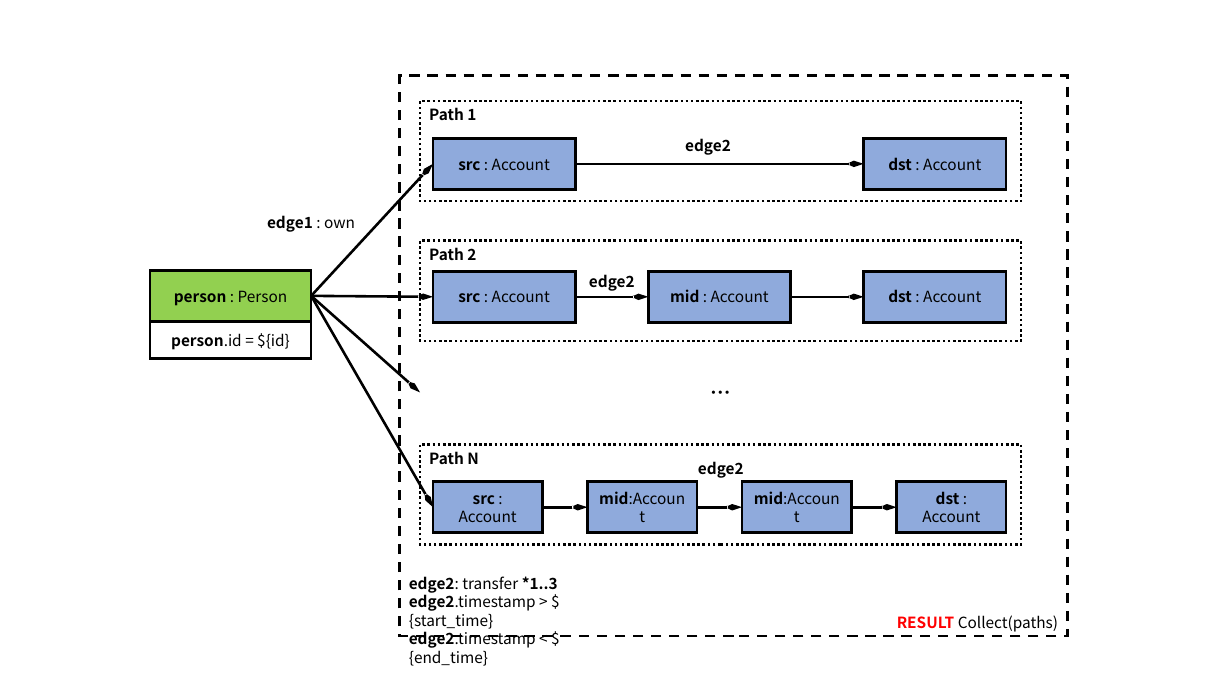
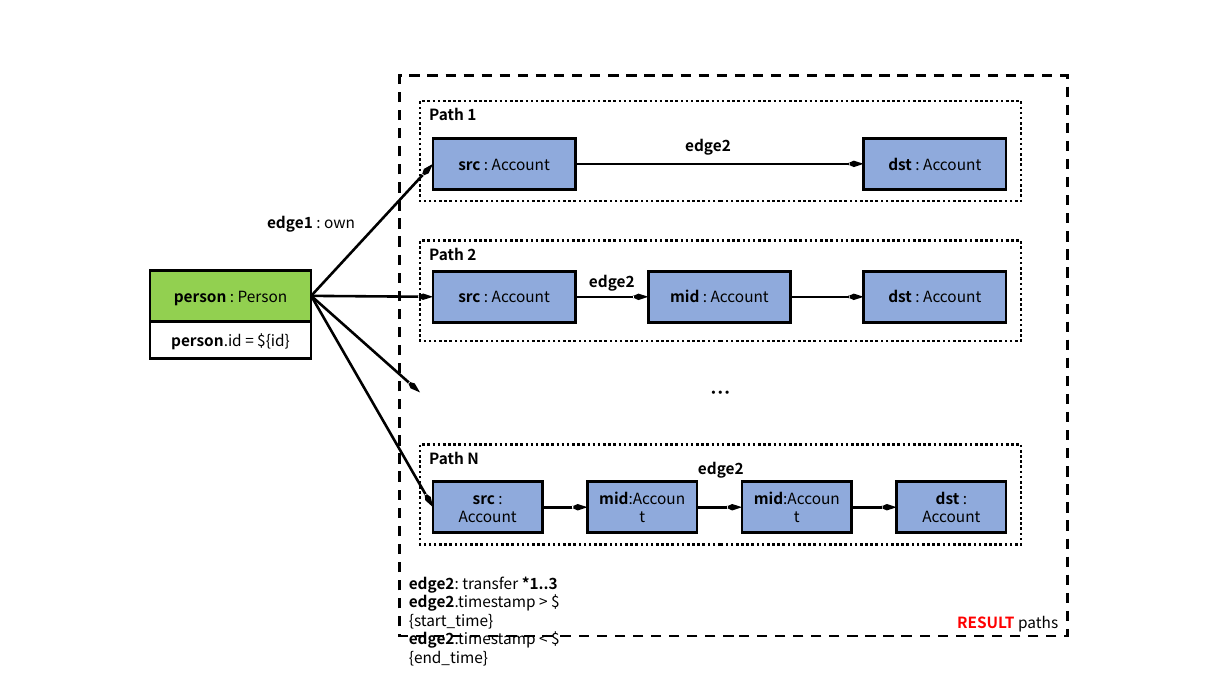
Before and after one commit to ldbc/ldbc_finbench_docs, a slide deck: slide 5 of patterns/transaction-complex-read.pptx. Drawn at 1232x693 pixels with LibreOffice and Linux fonts; fonts in the diff are those of the drawing. Boxes give left, top, right and bottom in pixels: in the first picture for what was removed or moved away, otherwise in the second. Text is boxed around its words. In the diff, an @@ line names an element or a change of style, - is before the commit and + after.

```diff
--- a/patterns/transaction-complex-read.pptx
+++ b/patterns/transaction-complex-read.pptx
@@ text in rectangle at bbox=[957, 615, 1058, 632]: text changed; text colour #000000 to #FF0000; bold on @@
-RESULT Collect(paths)
+RESULT paths
```
Also in this commit, not shown: 2 other slides changed, 18 other files.
